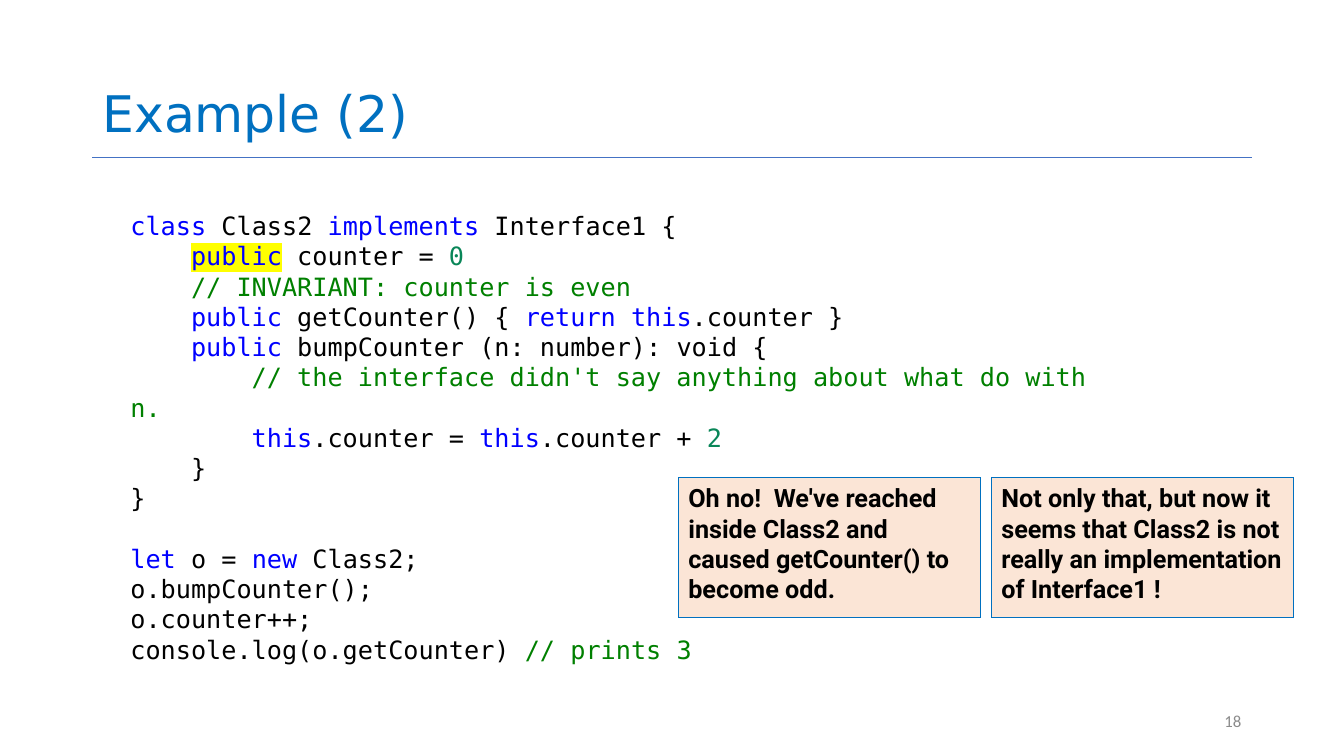
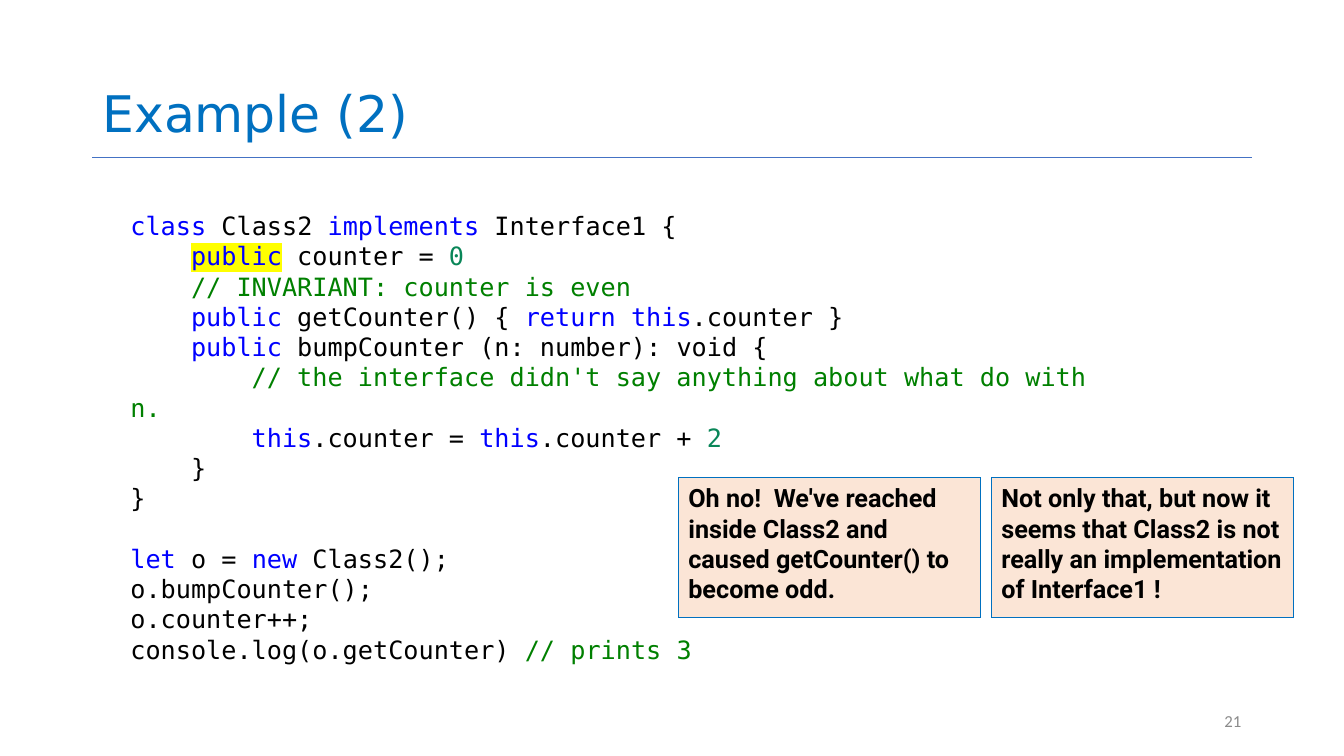
Before and after one commit to neu-se/CS4530-CS5500-Spring-2021, a slide deck: slide 21 of Slides/Lesson 1.3 Object-Oriented Principles.pptx (slide 18 before the commit). Drawn at 1344x756 pixels with LibreOffice and Linux fonts; fonts in the diff are those of the drawing. Boxes give left, top, right and bottom in pixels: in the first picture for what was removed or moved away, otherwise in the second. Text is boxed around its words. In the diff, an @@ line names an element or a change of style, - is before the commit and + after.

```diff
--- a/Slides/Lesson 1.3 Object-Oriented Principles.pptx
+++ b/Slides/Lesson 1.3 Object-Oriented Principles.pptx
@@ text at <box>130,548,449,572</box>: text changed @@
-let o = new Class2;
+let o = new Class2();
@@ page number at <box>1224,716,1241,727</box>: text changed @@
-18
+21
```
Also in this commit, not shown: 16 other slides changed, 3 slides added, 3 other files.
